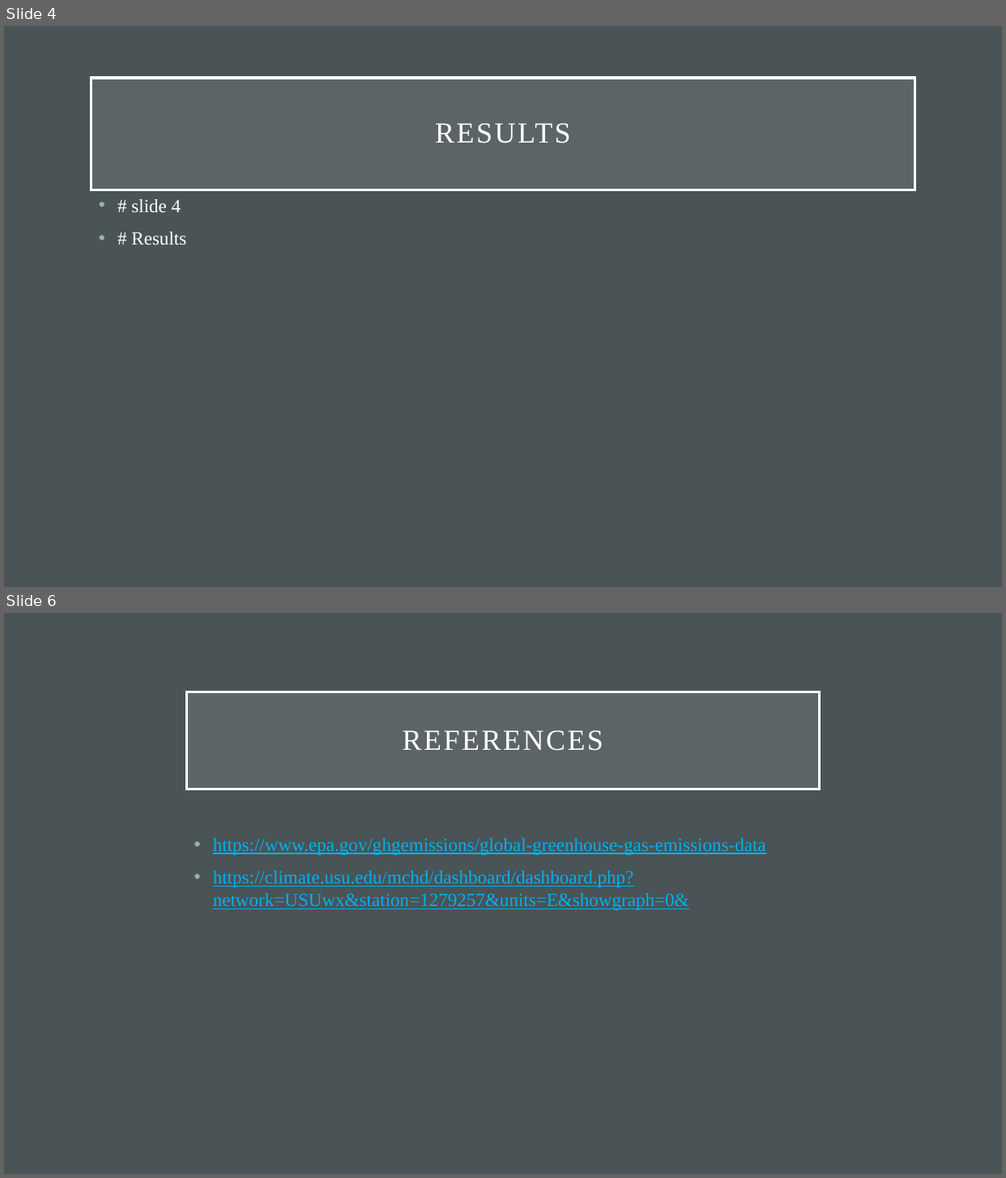
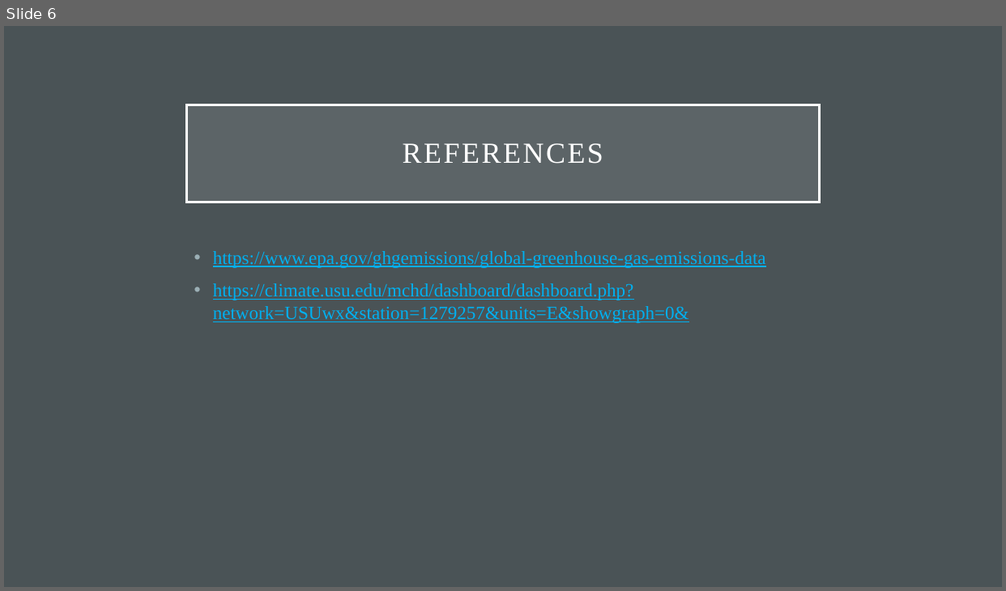
Before and after one commit to bradley-p/Solar_Energy_Forecasting, a slide deck: Reports:Notes/Final Presentation.pptx. Shown one above the other, each under a label of ours: slides 4 and 6 before the commit, slide 6 after it; the slides between them are not shown. The pictures are 1006x1178 and 1006x591 pixels, drawn with LibreOffice and Linux fonts; fonts in the diff are those of the drawing. Boxes give left, top, right and bottom in pixels: in the first picture for what was removed or moved away, otherwise in the second. Text is boxed around its words. In the diff, an @@ line names an element or a change of style, - is before the commit and + after.

```diff
--- a/Reports:Notes/Final Presentation.pptx
+++ b/Reports:Notes/Final Presentation.pptx
@@ slide 4 removed at <box>4,26,1002,587</box>, background #4A5356 @@
@@ title removed at <box>91,78,915,190</box> @@
-RESULTS
@@ text removed at <box>131,199,186,245</box> @@
-• # slide 4
-• # Results
```
Also in this commit, not shown: 3 slides changed, 2 slides added, 1 other slide removed, 4 other files.
